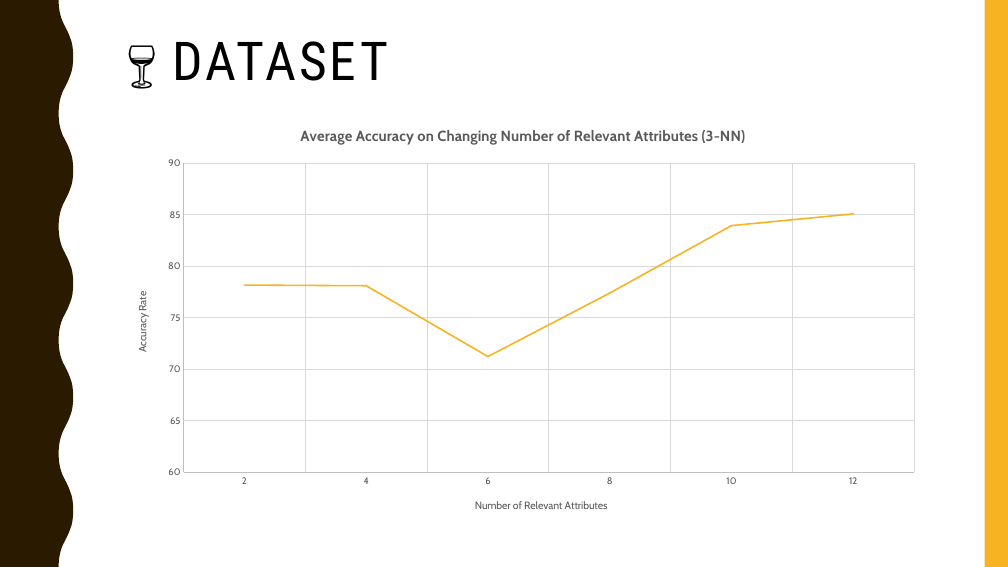
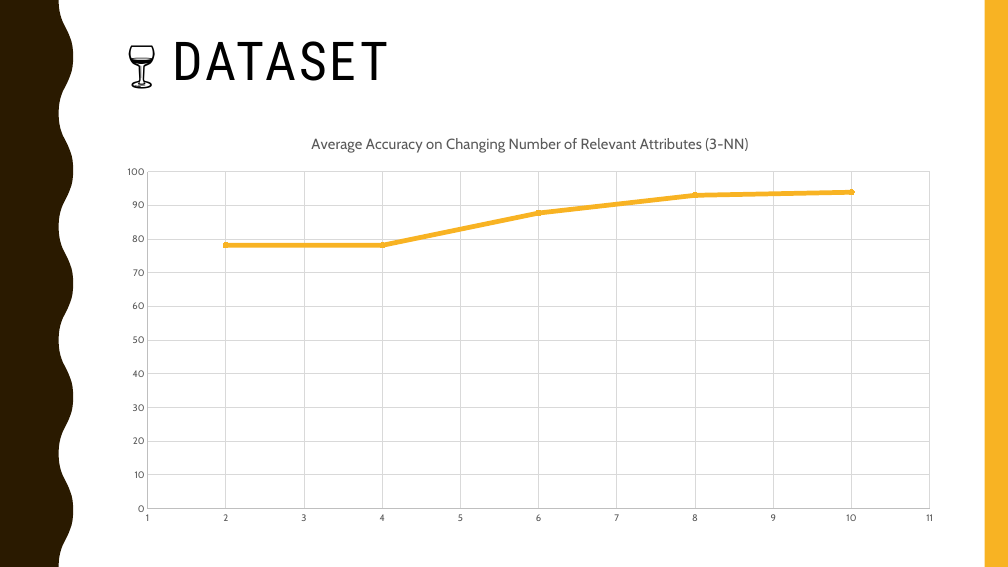
Before and after one commit to gururaj-shriram/ece548-machine-learning, a slide deck: slide 29 of proj1/presentation/pres.pptx. Drawn at 1008x567 pixels with LibreOffice and Linux fonts; fonts in the diff are those of the drawing. Boxes give left, top, right and bottom in pixels: in the first picture for what was removed or moved away, otherwise in the second. Text is boxed around its words. In the diff, an @@ line names an element or a change of style, - is before the commit and + after.

```diff
--- a/proj1/presentation/pres.pptx
+++ b/proj1/presentation/pres.pptx
@@ line chart at [111,119,951,532] @@
@@ line chart to scatter lines chart @@
@@ title "Average Accuracy on Changing Number of Relevant Attributes (3-NN)  " to "Average Accuracy on Changing Number of Relevant Attributes (3-NN) " @@
-categories: 2.0, 4.0, 6.0, 8.0, 10.0, 12.0
+categories: 
-Series 1: 78, 78, 71, 77, 84, 85
+Series 1: (2, 78), (4, 78), (6, 88), (8, 93), (10, 94)
@@ category axis title "Number of Relevant Attributes " to "" @@
@@ value axis title "Accuracy Rate " to "" @@
@@ scatter lines chart: place and size @@
-scatter lines chart at [119,111,931,529]
+scatter lines chart at [111,119,951,532]
```
Also in this commit, not shown: 10 other slides changed, 29 other files.
